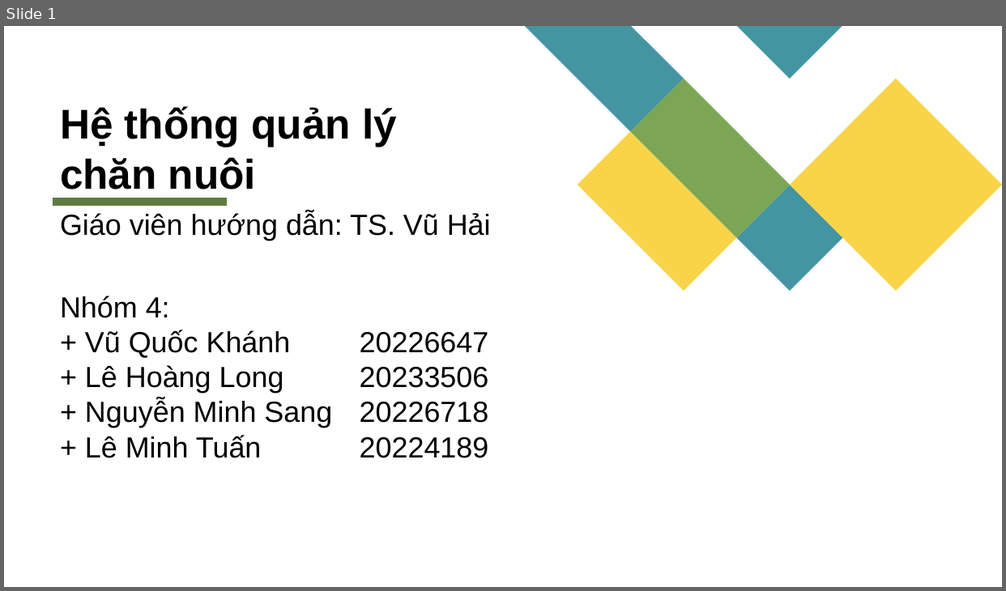
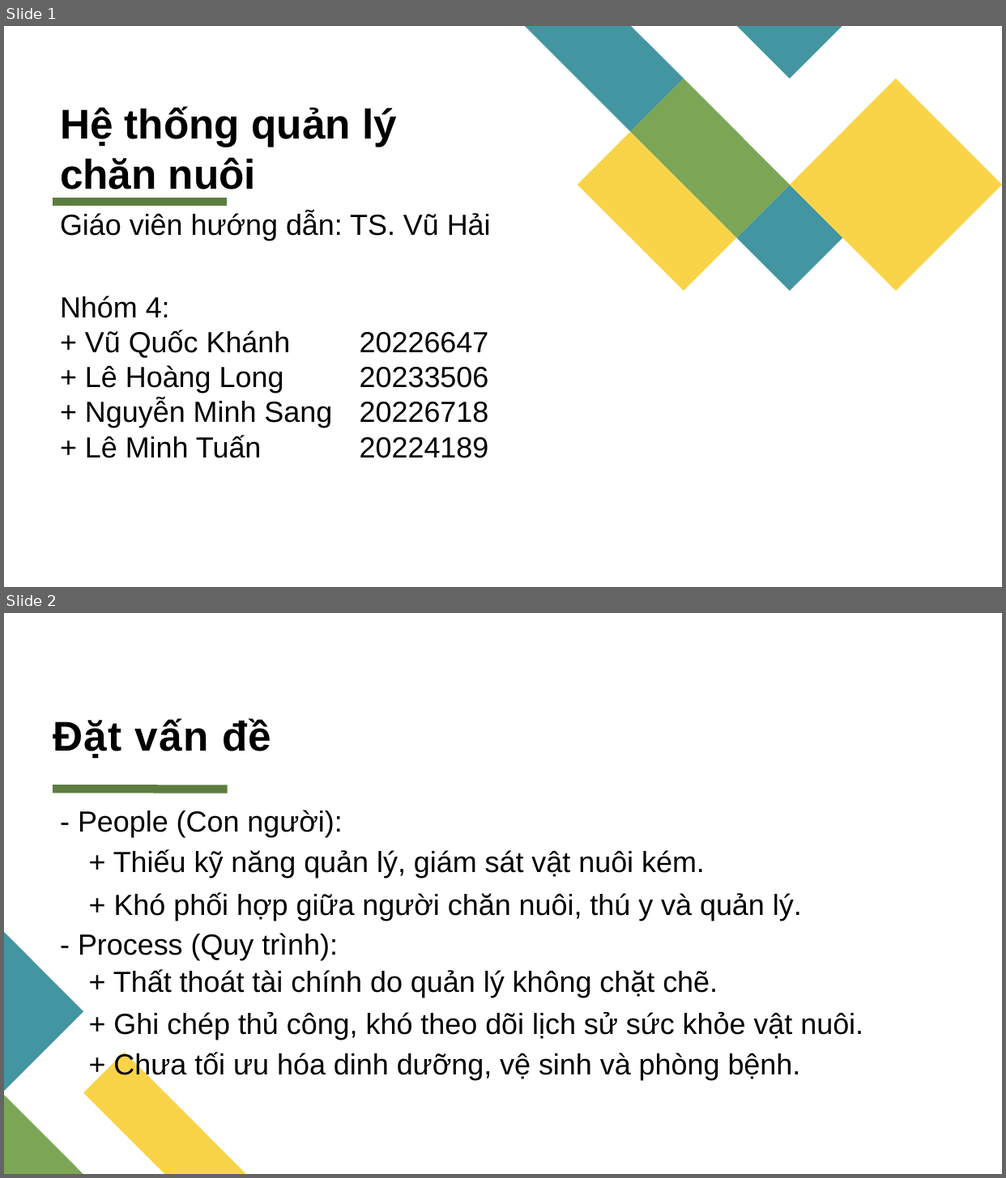
Before and after one commit to KTPM-UD/HUSTFarm-part1, a slide deck: Quản lý chăn nuôi part 1.pptx. Shown one above the other, each under a label of ours: slide 1 before the commit, slides 1 and 2 after it. The pictures are 1006x591 and 1006x1178 pixels, drawn with LibreOffice and Linux fonts; fonts in the diff are those of the drawing. Boxes give left, top, right and bottom in pixels: in the first picture for what was removed or moved away, otherwise in the second. Text is boxed around its words. In the diff, an @@ line names an element or a change of style, - is before the commit and + after.

```diff
--- a/Quản lý chăn nuôi part 1.pptx
+++ b/Quản lý chăn nuôi part 1.pptx
@@ slide 2 added at (4,613,1002,1174), background #FFFFFF; not listed: 1 template element that a slide beside it also shows @@
@@ title added at (53,718,271,759), 40 pt, text #000000, bold @@
+Đặt vấn đề
@@ text added at (78,810,342,837), 28 pt, text #000000 @@
+- People (Con người):
@@ text added at (113,850,705,878), 28 pt, text #000000 @@
++ Thiếu kỹ năng quản lý, giám sát vật nuôi kém.
@@ text added at (114,892,802,921), 28 pt, text #000000 @@
++ Khó phối hợp giữa người chăn nuôi, thú y và quản lý.
@@ freeform shape added at (4,933,83,1092), fill #4495A2 @@
@@ text added at (78,933,338,960), 28 pt, text #000000 @@
+- Process (Quy trình):
@@ text added at (113,969,718,998), 28 pt, text #000000 @@
++ Thất thoát tài chính do quản lý không chặt chẽ.
@@ text added at (113,1012,863,1040), 28 pt, text #000000 @@
++ Ghi chép thủ công, khó theo dõi lịch sử sức khỏe vật nuôi.
@@ freeform shape added at (83,1053,246,1174), fill #F9D448 @@
@@ text added at (113,1052,801,1080), 28 pt, text #000000 @@
++ Chưa tối ưu hóa dinh dưỡng, vệ sinh và phòng bệnh.
@@ freeform shape added at (4,1095,83,1174), fill #7CA655 @@
```
Also in this commit, not shown: 1 other slide added.
